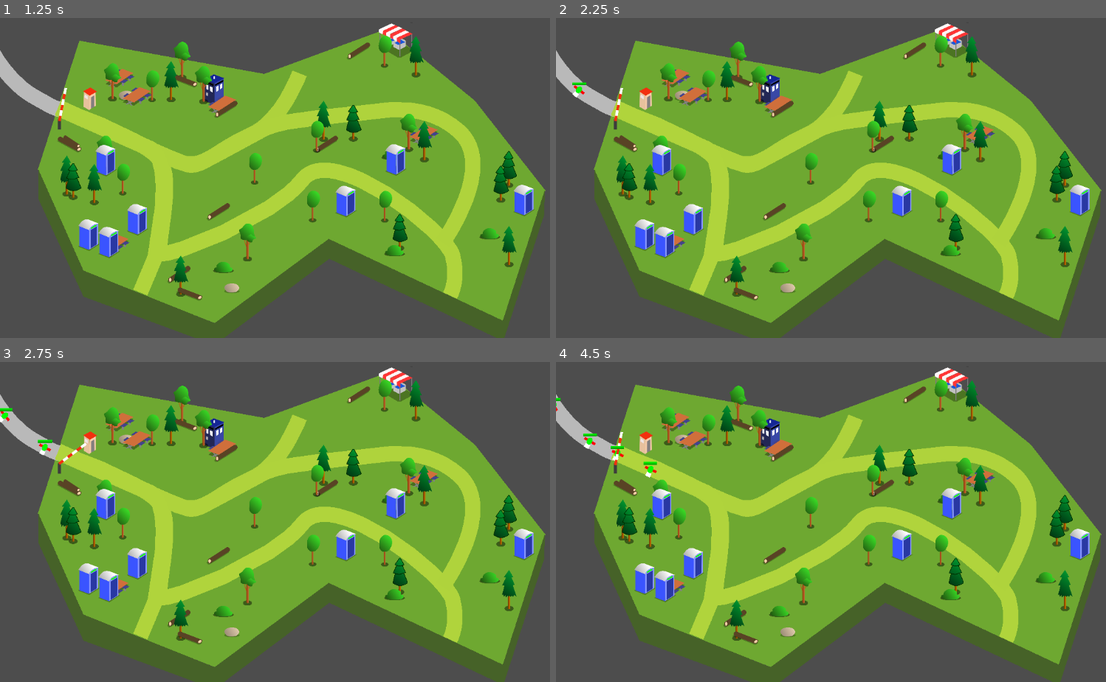
Above: before the commit, frames 1-4 (two rows, left to right).
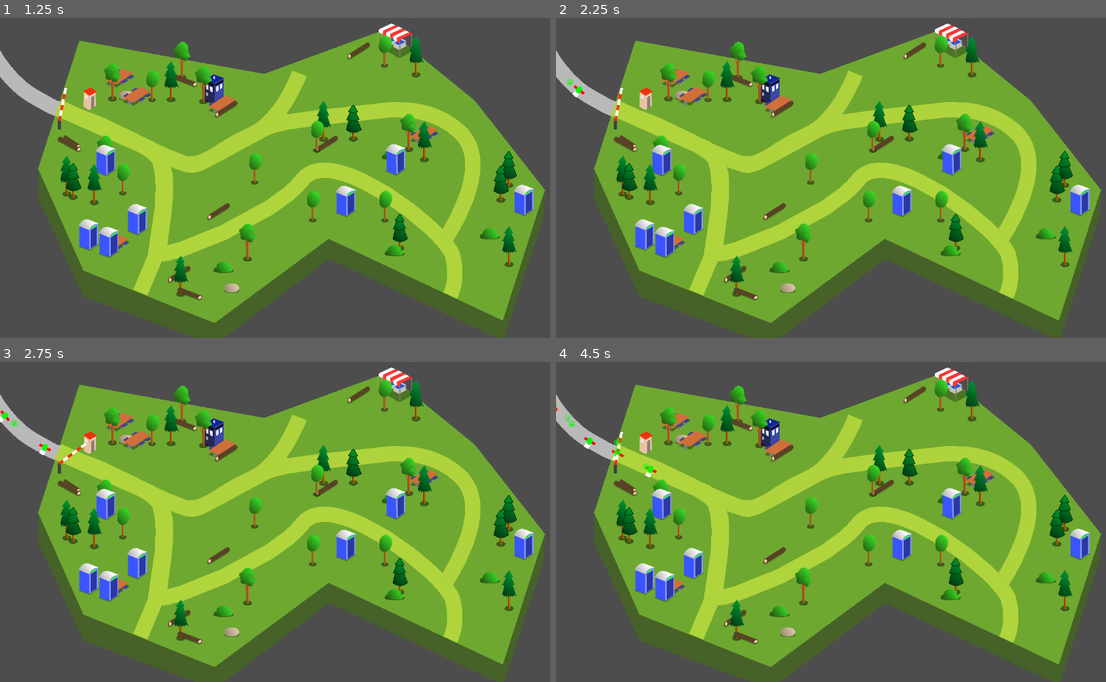
Above: after the commit, the same moments.

Repository: Doccrazy/ludum54
Game: Godot game, scene res://main.tscn
The game is run twice, just before and just after one commit, with the same random seed, the same clock (stepped at 60 frames per second) and the same inputs.
Inputs:
- Up to frame 1 (1.25 s): tap Enter (ui_accept) at 0.5, 0.77 s
- Up to frame 2 (2.25 s): tap Enter (ui_accept) at 1.25, 1.52 s
- Up to frame 3 (2.75 s): no input
- Up to frame 4 (4.5 s): tap Enter (ui_accept) at 3.02, 3.77 s

Frame 1 is identical in both runs. In frame 2, less than 0.1% of the frame differs, in the area x 1-6%, y 18-22%; in frame 3, less than 0.1%; in frame 4, 0.2%, in the area x 0-19%, y 11-34%.

Commit message:
💄 add happiness particles

Diff:
--- a/enemy.gd
+++ b/enemy.gd
@@ -41,6 +41,10 @@
 		startRandomWander()
 	if wandering && !shitting && Geometry2D.is_point_in_polygon(position + Vector2(0, -WANDER_SPEED * 1.0).rotated(rotation), wanderArea.polygon):
 		translate(Vector2(0, -WANDER_SPEED * delta).rotated(rotation))
+	$HappyParticle.emitting = happiness > 80
+	$SmileParticle.emitting = happiness <= 80 && happiness > 50
+	$WorriedParticle.emitting = happiness <= 50 && happiness > 20
+	$AngryParticle.emitting = happiness <= 20
 
 func initialize(start: Transform2D, spawnPath: Path2D, mainPath: Path2D, wanderArea: Polygon2D, tent: PackedScene, trash: PackedScene):
 	transform = start
--- a/enemy.tscn
+++ b/enemy.tscn
@@ -1,8 +1,12 @@
-[gd_scene load_steps=8 format=3 uid="uid://naombmq55b7i"]
+[gd_scene load_steps=15 format=3 uid="uid://naombmq55b7i"]
 
 [ext_resource type="Texture2D" uid="uid://dgyyitmg5j7ww" path="res://graphics/characters.svg" id="1_6oqut"]
 [ext_resource type="Script" path="res://enemy.gd" id="1_rtd73"]
 [ext_resource type="Script" path="res://healthBar.gd" id="3_qvtot"]
+[ext_resource type="Texture2D" uid="uid://fmmntaca5p2v" path="res://graphics/happyFace.png" id="4_srcjr"]
+[ext_resource type="Texture2D" uid="uid://c2df5tbkl364s" path="res://graphics/smileFace.png" id="5_7kgoa"]
+[ext_resource type="Texture2D" uid="uid://cox3ouo8y2n04" path="res://graphics/worriedFace.png" id="6_w26mq"]
+[ext_resource type="Texture2D" uid="uid://p2ayj6ucwcp2" path="res://graphics/angryFace.png" id="7_0a8wg"]
 
 [sub_resource type="CircleShape2D" id="CircleShape2D_4e010"]
 
@@ -14,6 +18,28 @@
 [sub_resource type="GradientTexture2D" id="GradientTexture2D_6aqcm"]
 gradient = SubResource("Gradient_v8ly6")
 fill_to = Vector2(0, 1)
+
+[sub_resource type="Gradient" id="Gradient_lqq56"]
+offsets = PackedFloat32Array(0, 0.62963, 1)
+colors = PackedColorArray(1, 1, 1, 1, 1, 1, 1, 1, 1, 1, 1, 0)
+
+[sub_resource type="GradientTexture1D" id="GradientTexture1D_vsort"]
+gradient = SubResource("Gradient_lqq56")
+
+[sub_resource type="ParticleProcessMaterial" id="ParticleProcessMaterial_i6o5w"]
+emission_shape = 1
+emission_sphere_radius = 5.0
+particle_flag_disable_z = true
+direction = Vector3(0, -1, 0)
+spread = 30.0
+gravity = Vector3(0, 0, 0)
+initial_velocity_min = 10.0
+initial_velocity_max = 15.0
+orbit_velocity_min = 0.0
+orbit_velocity_max = 0.0
+scale_min = 0.1
+scale_max = 0.1
+color_ramp = SubResource("GradientTexture1D_vsort")
 
 [node name="Enemy" type="Node2D"]
 script = ExtResource("1_rtd73")
@@ -39,14 +65,15 @@
 shape = SubResource("CircleShape2D_52oxt")
 
 [node name="HealthBarNode" type="Node2D" parent="."]
+visible = false
 top_level = true
 
 [node name="HealthBar" type="TextureProgressBar" parent="HealthBarNode"]
-offset_left = -14.0
-offset_top = -14.0
-offset_right = 50.0
-offset_bottom = 50.0
-scale = Vector2(0.425766, 0.088661)
+offset_left = -20.0
+offset_top = -19.0
+offset_right = 44.0
+offset_bottom = 45.0
+scale = Vector2(0.627605, 0.129096)
 value = 50.0
 texture_progress = SubResource("GradientTexture2D_6aqcm")
 script = ExtResource("3_qvtot")
@@ -63,6 +90,58 @@
 
 [node name="TrashTimer" type="Timer" parent="."]
 
+[node name="HappyParticle" type="GPUParticles2D" parent="."]
+top_level = true
+amount = 2
+process_material = SubResource("ParticleProcessMaterial_i6o5w")
+texture = ExtResource("4_srcjr")
+lifetime = 2.0
+randomness = 0.5
+
+[node name="SmileParticle" type="GPUParticles2D" parent="."]
+top_level = true
+amount = 2
+process_material = SubResource("ParticleProcessMaterial_i6o5w")
+texture = ExtResource("5_7kgoa")
+lifetime = 2.0
+randomness = 0.45
+
+[node name="WorriedParticle" type="GPUParticles2D" parent="."]
+top_level = true
+amount = 2
+process_material = SubResource("ParticleProcessMaterial_i6o5w")
+texture = ExtResource("6_w26mq")
+lifetime = 2.0
+randomness = 0.5
+
+[node name="AngryParticle" type="GPUParticles2D" parent="."]
+top_level = true
+amount = 2
+process_material = SubResource("ParticleProcessMaterial_i6o5w")
+texture = ExtResource("7_0a8wg")
+lifetime = 2.0
+randomness = 0.5
+
+[node name="RemoteTransform2D2" type="RemoteTransform2D" parent="."]
+remote_path = NodePath("../HappyParticle")
+update_rotation = false
+update_scale = false
+
+[node name="RemoteTransform2D3" type="RemoteTransform2D" parent="."]
+remote_path = NodePath("../SmileParticle")
+update_rotation = false
+update_scale = false
+
+[node name="RemoteTransform2D4" type="RemoteTransform2D" parent="."]
+remote_path = NodePath("../WorriedParticle")
+update_rotation = false
+update_scale = false
+
+[node name="RemoteTransform2D5" type="RemoteTransform2D" parent="."]
+remote_path = NodePath("../AngryParticle")
+update_rotation = false
+update_scale = false
+
 [connection signal="shit_end" from="." to="." method="_on_shit_end"]
 [connection signal="shit_start" from="." to="." method="_on_shit_start"]
 [connection signal="body_entered" from="EnemyArea" to="." method="_on_collider_body_entered"]
Binary file added: graphics/angryFace.png
Not shown, added: graphics/angryFace.png.import
Binary file added: graphics/happyFace.png
Not shown, added: graphics/happyFace.png.import
Binary file added: graphics/smileFace.png
Not shown, added: graphics/smileFace.png.import
Binary file added: graphics/worriedFace.png
Not shown, added: graphics/worriedFace.png.import
